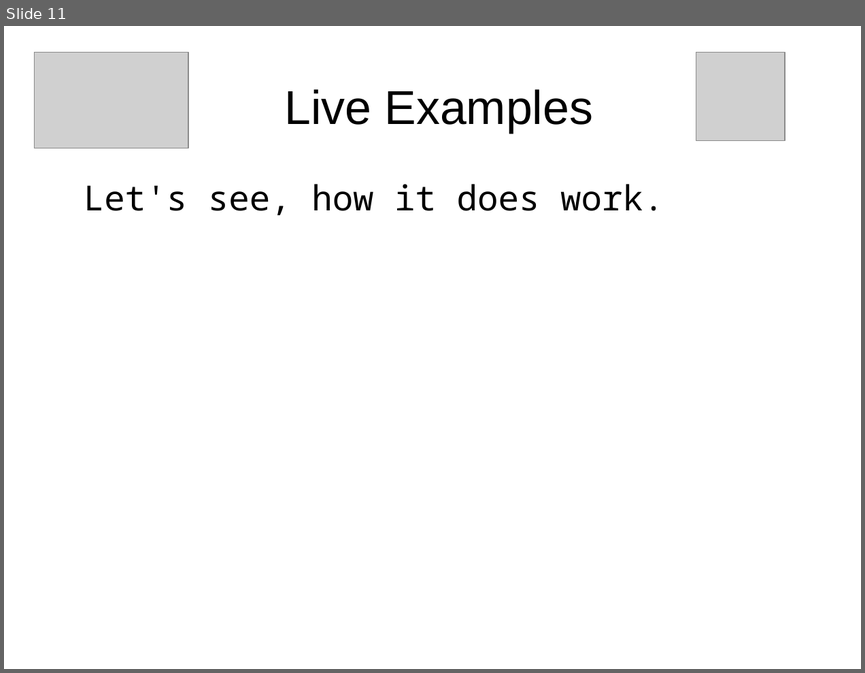
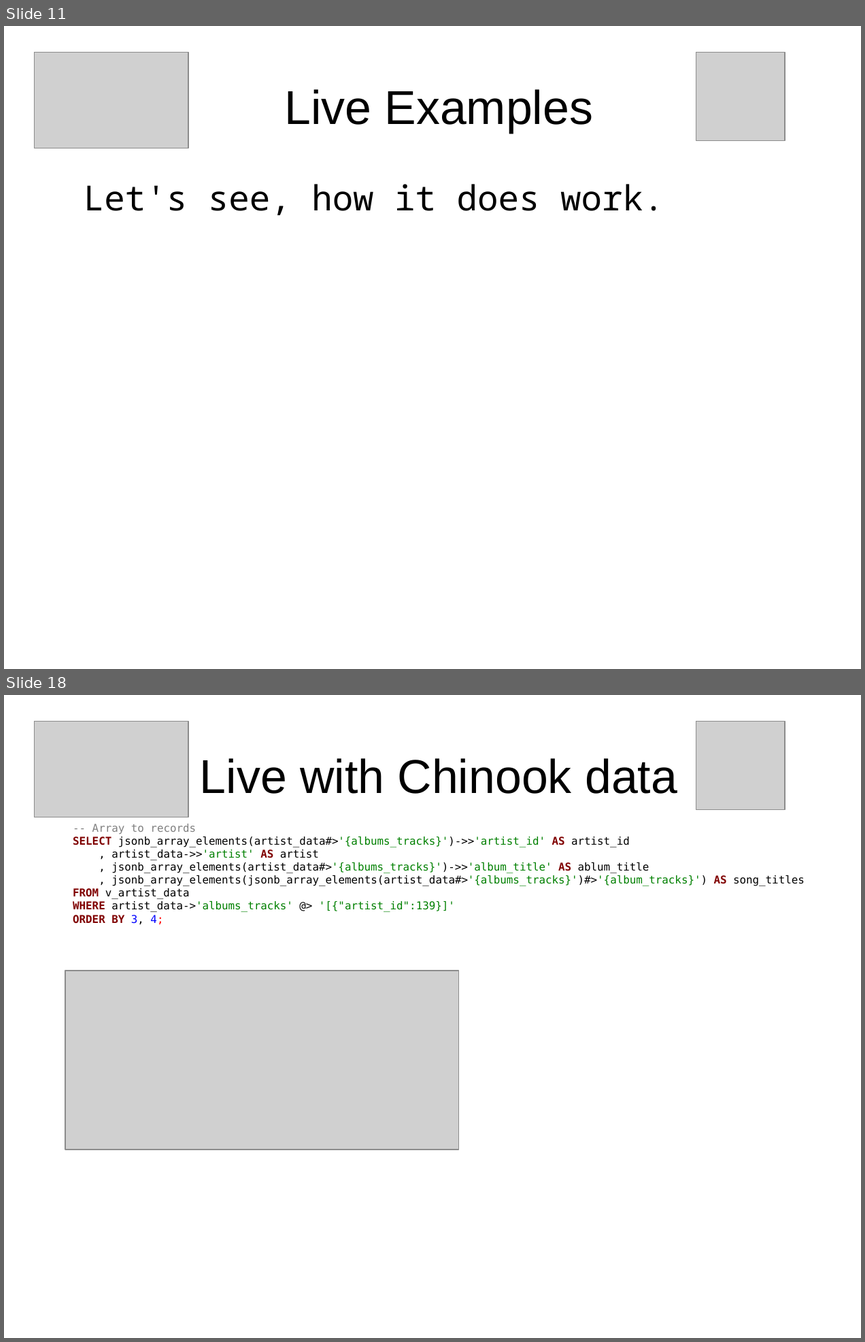
Before and after one commit to sjstoelting/talks, a slide deck: no-sql-as-not-only-sql/NoSQL-as-Not-Only-SQL.odp. Shown one above the other, each under a label of ours: slide 11 before the commit, slides 11 and 18 after it; the slides between them are not shown. The pictures are 865x673 and 865x1342 pixels, drawn with LibreOffice and Linux fonts; fonts in the diff are those of the drawing; grey boxes stand for pictures. Boxes give left, top, right and bottom in pixels: in the first picture for what was removed or moved away, otherwise in the second. Text is boxed around its words. In the diff, an @@ line names an element or a change of style, - is before the commit and + after.

```diff
--- a/no-sql-as-not-only-sql/NoSQL-as-Not-Only-SQL.odp
+++ b/no-sql-as-not-only-sql/NoSQL-as-Not-Only-SQL.odp
@@ slide 18 added at (x1=4, y1=695, x2=861, y2=1338), background #FFFFFF @@
@@ picture added at (x1=35, y1=721, x2=188, y2=817) @@
@@ picture added at (x1=696, y1=721, x2=785, y2=809) @@
@@ title added at (x1=200, y1=758, x2=677, y2=794), 44 pt, text #000000 @@
+Live with Chinook data
@@ text added at (x1=73, y1=824, x2=804, y2=925), 10 pt, text #000000 @@
+-- Array to records
+SELECT jsonb_array_elements(artist_data#>'{albums_tracks}')->>'artist_id' AS artist_id
+, artist_data->>'artist' AS artist
+, jsonb_array_elements(artist_data#>'{albums_tracks}')->>'album_title' AS ablum_title
+, jsonb_array_elements(jsonb_array_elements(artist_data#>'{albums_tracks}')#>'{album_tracks}') AS song_titles
+FROM v_artist_data
+WHERE artist_data->'albums_tracks' @> '[{"artist_id":139}]'
+ORDER BY 3, 4;
@@ picture added at (x1=65, y1=970, x2=459, y2=1149) @@
```
Also in this commit, not shown: 17 other slides added, 1 other file.
